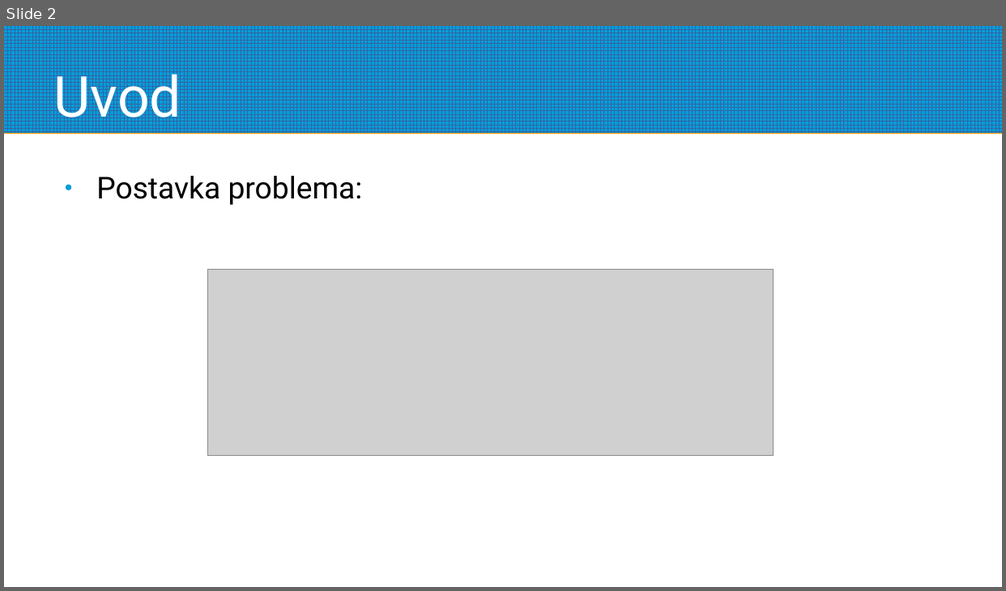
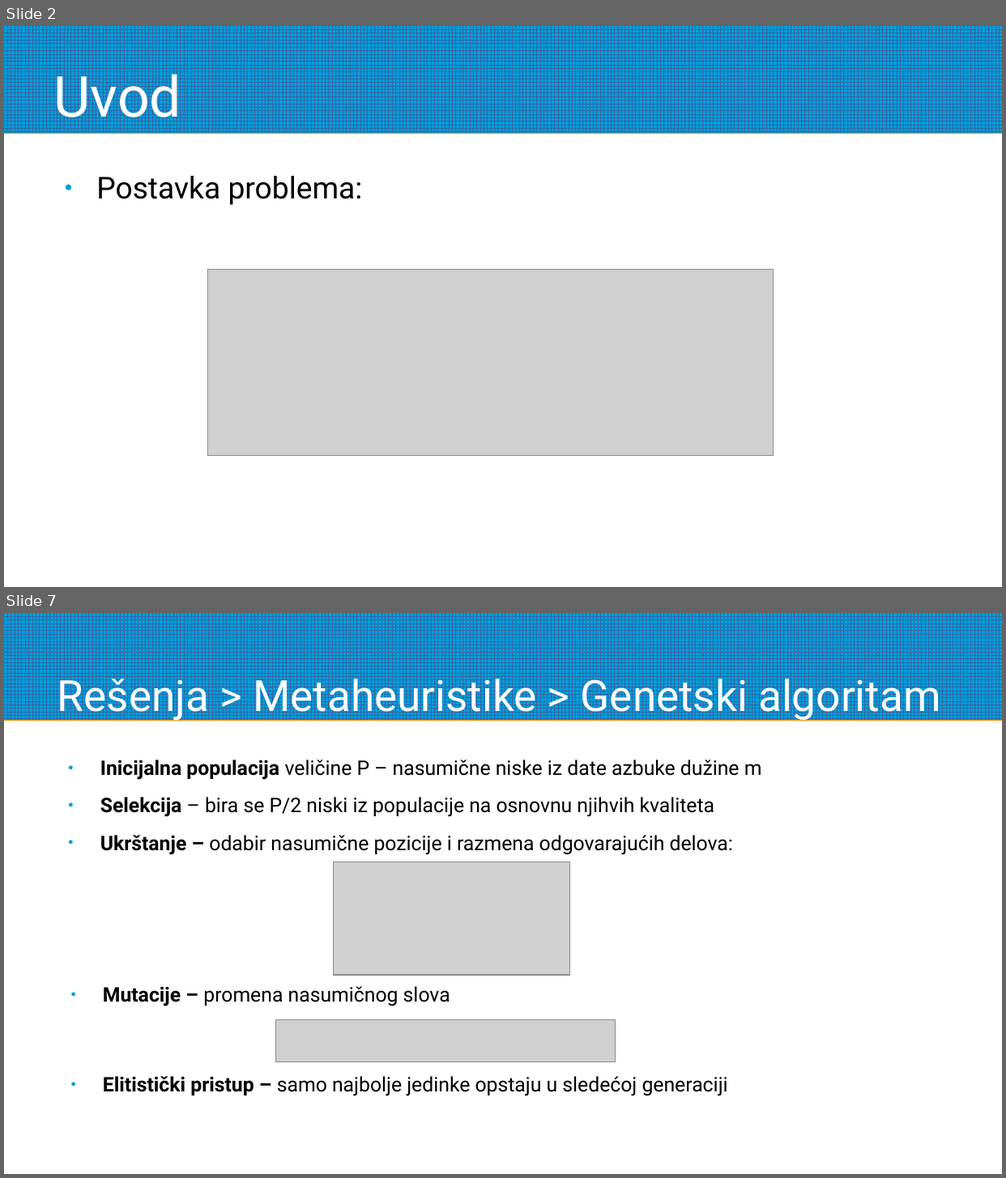
Before and after one commit to aleksakojadinovic/RI-nearest-string, a slide deck: docs/csp.odp. Shown one above the other, each under a label of ours: slide 2 before the commit, slides 2 and 7 after it; the slides between them are not shown. The pictures are 1006x591 and 1006x1178 pixels, drawn with LibreOffice and Linux fonts; fonts in the diff are those of the drawing; grey boxes stand for pictures. Boxes give left, top, right and bottom in pixels: in the first picture for what was removed or moved away, otherwise in the second. Text is boxed around its words. In the diff, an @@ line names an element or a change of style, - is before the commit and + after.

```diff
--- a/docs/csp.odp
+++ b/docs/csp.odp
@@ slide 7 added at (4, 613, 1002, 1174), background #FFFFFF; not listed: 1 template element that a slide beside it also shows @@
@@ title added at (57, 672, 940, 722), 34.2 pt, text #FFFFFF @@
+Rešenja > Metaheuristike > Genetski algoritam
@@ text added at (100, 760, 762, 855), 16 pt, text #000000 @@
+● Inicijalna populacija veličine P – nasumične niske iz date azbuke dužine m
+● Selekcija – bira se P/2 niski iz populacije na osnovnu njihvih kvaliteta
+● Ukrštanje – odabir nasumične pozicije i razmena odgovarajućih delova:
@@ picture added at (334, 862, 570, 975) @@
@@ text added at (103, 986, 450, 1007), 16 pt, text #000000 @@
+● Mutacije – promena nasumičnog slova
@@ picture added at (275, 1020, 616, 1063) @@
@@ text added at (103, 1076, 728, 1097), 16 pt, text #000000 @@
+● Elitistički pristup – samo najbolje jedinke opstaju u sledećoj generaciji
```
Also in this commit, not shown: 13 other slides added, 2 slides removed, 12 other files.
